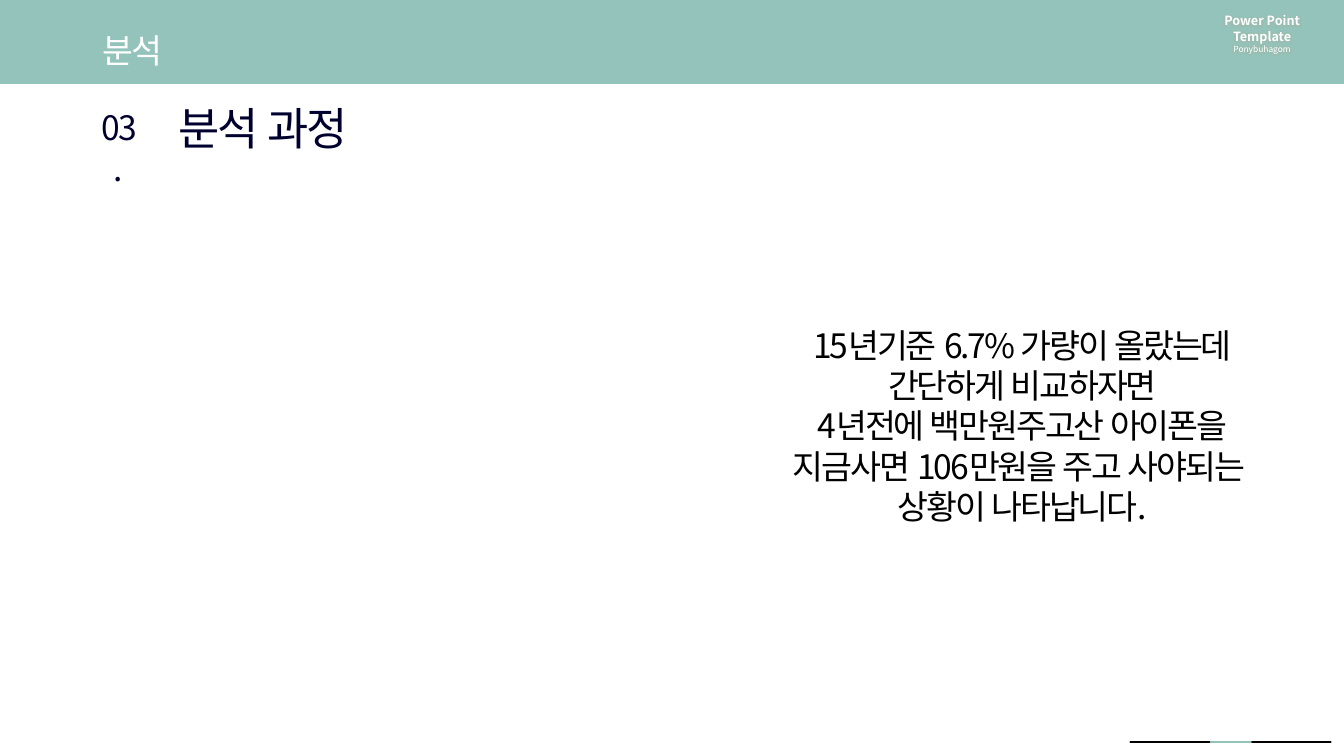
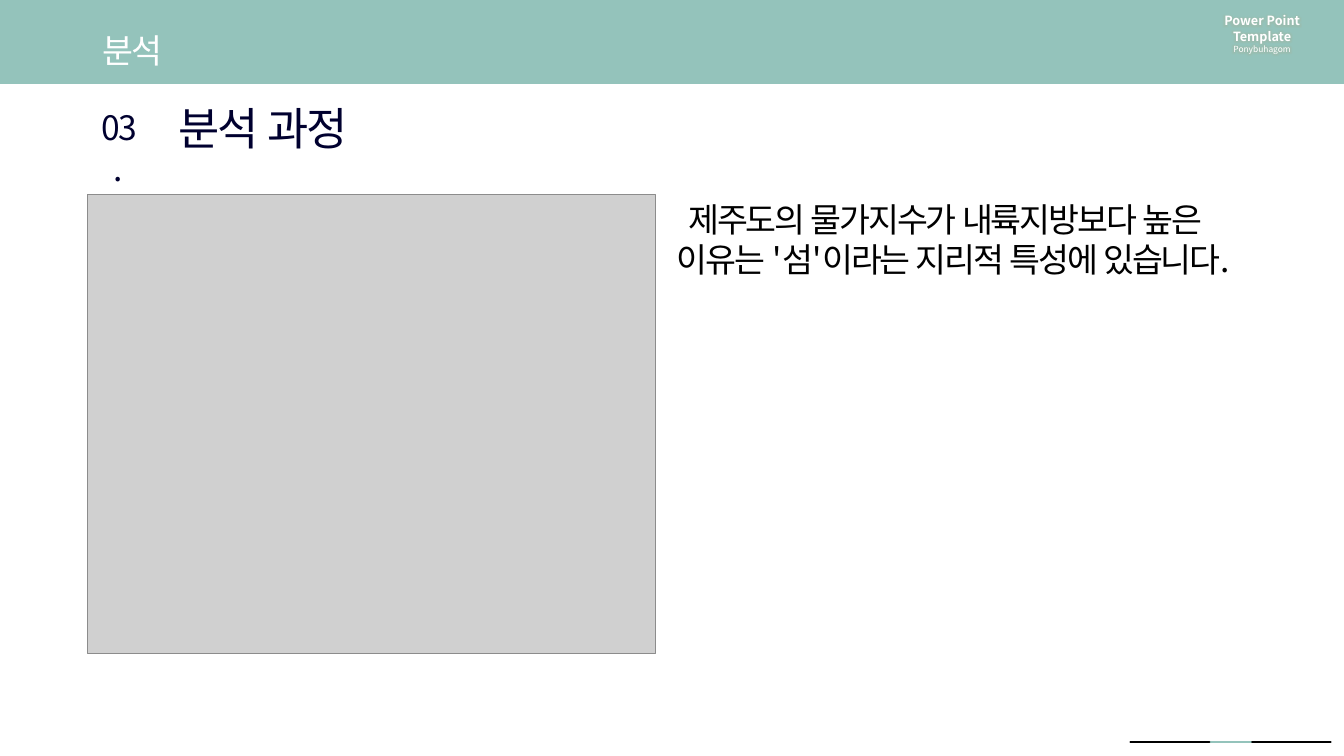
Before and after one commit to so-jeong0127/6-project, a slide deck: slide 16 of 6조 최종 PPT.pptx. Drawn at 1344x756 pixels with LibreOffice and Linux fonts; fonts in the diff are those of the drawing; grey boxes stand for pictures. Boxes give left, top, right and bottom in pixels: in the first picture for what was removed or moved away, otherwise in the second. Text is boxed around its words. In the diff, an @@ line names an element or a change of style, - is before the commit and + after.

```diff
--- a/6조 최종 PPT.pptx
+++ b/6조 최종 PPT.pptx
@@ picture added at <box>88,195,655,654</box> @@
@@ text at <box>677,204,1230,275</box>: text changed @@
-15년기준 6.7% 가량이 올랐는데
-간단하게 비교하자면
-4년전에 백만원주고산 아이폰을
-지금사면 106만원을 주고 사야되는
-상황이 나타납니다.
+제주도의 물가지수가 내륙지방보다 높은
+이유는 '섬'이라는 지리적 특성에 있습니다.
```
Also in this commit, not shown: 1 other slide changed, 2 slides added.
